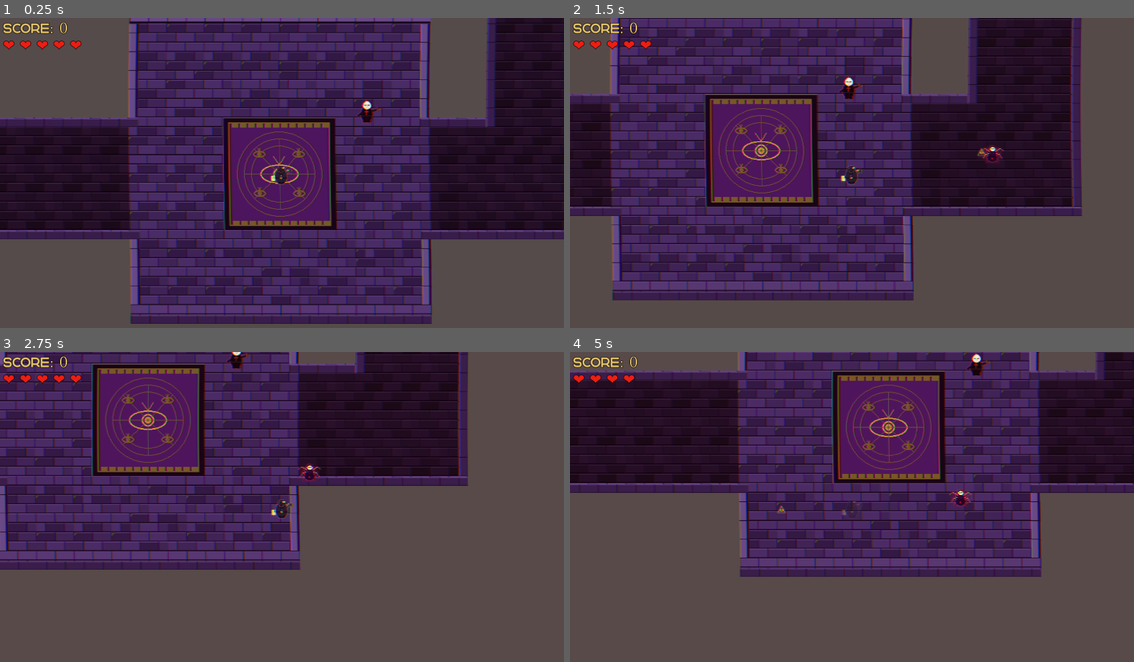
Above: before the commit, frames 1-4 (two rows, left to right).
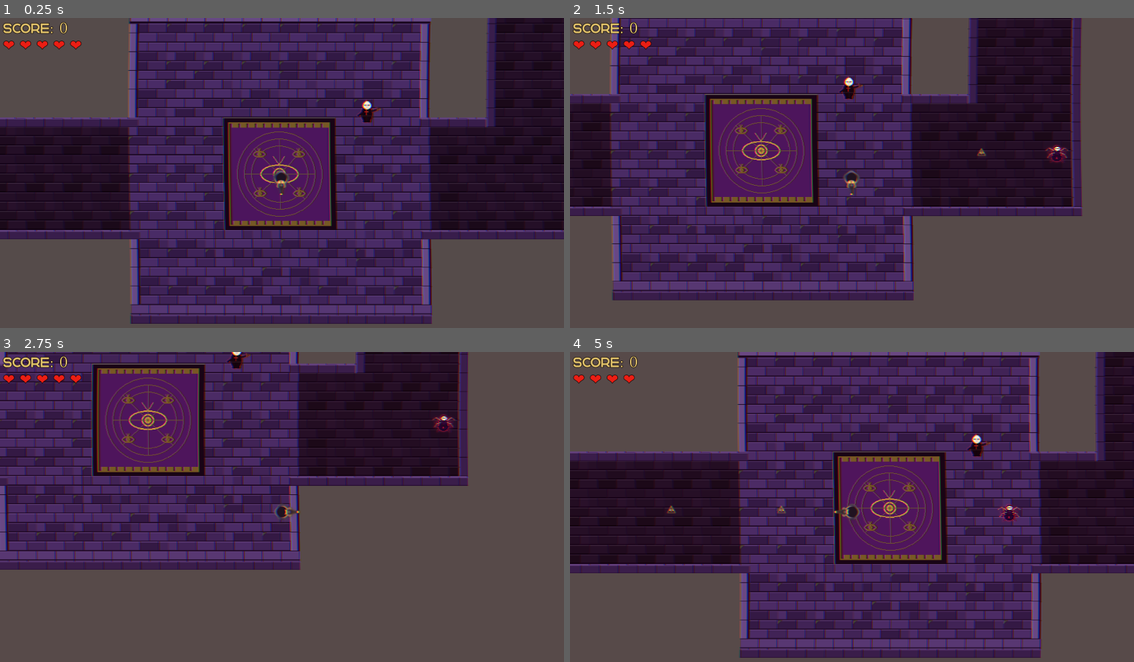
Above: after the commit, the same moments.

Repository: HMarchiori/Infiltrated
Game: Godot game, scene res://Game.tscn
Two runs of this game, one before a commit and one after it. Both use one fixed random seed, a clock stepped at 60 frames per second and the inputs below.
Inputs:
- Up to frame 1 (0.25 s): no input
- Up to frame 2 (1.5 s): tap Enter (ui_accept) at 0.5, 0.77 s; hold Right (ui_right) 0.53-1.28 s; hold Down (ui_down) from 1.28 s (still down)
- Up to frame 3 (2.75 s): tap Enter (ui_accept) at 1.52 s; release Down (ui_down) at 2.03 s; hold Right (ui_right) from 2.03 s (still down)
- Up to frame 4 (5 s): release Right (ui_right) at 2.78 s; hold Up (ui_up) 2.78-3.53 s; tap Enter (ui_accept) at 3.02, 3.77, 4.52 s; hold Left (ui_left) from 3.53 s (still down)

The runs differ from the first frame. In frame 1, 0.2% of the frame differs, in the area x 47-52%, y 47-58%; in frame 2, 0.4%; in frame 3, 0.4%; in frame 4, 60%, in the area x 0-100%, y 0-99%.

Commit message:
Add sprite animation for Player.

Diff:
--- a/infiltrated/Enemy.gd
+++ b/infiltrated/Enemy.gd
@@ -8,10 +8,14 @@
 @export var fire_rate: float = 2.0
 @export var hp: int = 3
 @export var bullet_scene: PackedScene
+@export var invincibility_duration: float = 0.25
 
 var state: State = State.IDLE
 var player: Node2D = null
 var _fire_timer: float = 0.0
+var _invincible: bool = false
+var _invincibility_timer: float = 0.0
+var _blink_timer: float = 0.1
 
 func _ready() -> void:
 	add_to_group("enemies")
@@ -51,6 +55,16 @@
 			if dist > attack_range * 1.2:
 				state = State.CHASE
 
+	if _invincible:
+		_invincibility_timer -= delta
+		_blink_timer -= delta
+		if _blink_timer <= 0.0:
+			_blink_timer = 0.1
+			modulate.a = 0.3 if modulate.a > 0.5 else 1.0
+		if _invincibility_timer <= 0.0:
+			_invincible = false
+			modulate.a = 1.0
+
 func _atirar() -> void:
 	if bullet_scene == null or player == null:
 		return
@@ -61,8 +75,13 @@
 	get_tree().current_scene.add_child(bullet)
 
 func receber_dano(dano: int) -> void:
+	if _invincible:
+		return
 	hp -= dano
 	if hp <= 0:
 		GameState.adicionar_pontos(100)
 		EventBus.inimigo_morreu.emit()
 		queue_free()
+		return
+	_invincible = true
+	_invincibility_timer = invincibility_duration
--- a/infiltrated/Player.gd
+++ b/infiltrated/Player.gd
@@ -11,6 +11,8 @@
 var _blink_timer: float = 0.1
 var _fire_timer: float = 0.0
 var _last_dir: Vector2 = Vector2.DOWN
+
+@onready var _sprite: AnimatedSprite2D = $AnimatedSprite2D
 
 func _ready() -> void:
 	add_to_group("player")
@@ -26,6 +28,9 @@
 
 	if dir != Vector2.ZERO:
 		_last_dir = dir.normalized()
+		_sprite.play(_dir_to_anim(_last_dir))
+	else:
+		_sprite.stop()
 
 	_fire_timer -= delta
 
@@ -42,6 +47,28 @@
 		if _invincibility_timer <= 0.0:
 			_invincible = false
 			modulate.a = 1.0
+
+func _dir_to_anim(dir: Vector2) -> StringName:
+	var angle := rad_to_deg(dir.angle())
+	if angle < 0:
+		angle += 360.0
+	# angle 0=E, 45=SE, 90=S, 135=SW, 180=W, 225=NW, 270=N, 315=NE
+	if angle < 22.5 or angle >= 337.5:
+		return &"walk_e"
+	elif angle < 67.5:
+		return &"walk_se"
+	elif angle < 112.5:
+		return &"walk_s"
+	elif angle < 157.5:
+		return &"walk_sw"
+	elif angle < 202.5:
+		return &"walk_w"
+	elif angle < 247.5:
+		return &"walk_nw"
+	elif angle < 292.5:
+		return &"walk_n"
+	else:
+		return &"walk_ne"
 
 func _shoot() -> void:
 	if bullet_scene == null:
--- a/infiltrated/Player.tscn
+++ b/infiltrated/Player.tscn
@@ -2,10 +2,334 @@
 
 [ext_resource type="Script" uid="uid://e6q6epxevit5" path="res://Player.gd" id="1_plscript"]
 [ext_resource type="PackedScene" uid="uid://dj62gaj2wrmfc" path="res://Projectile.tscn" id="2_projscene"]
-[ext_resource type="Texture2D" uid="uid://8e7ylprcja0c" path="res://Assets/01_crane_reporter.png" id="3_pltex"]
+[ext_resource type="Texture2D" uid="uid://g71fk27qbcxv" path="res://Assets/player_spritesheet_gun.png" id="3_kne1u"]
 
 [sub_resource type="RectangleShape2D" id="RectangleShape2D_0rwas"]
 size = Vector2(60, 60)
+
+[sub_resource type="AtlasTexture" id="AtlasTexture_e80uo"]
+atlas = ExtResource("3_kne1u")
+region = Rect2(0, 0, 64, 64)
+
+[sub_resource type="AtlasTexture" id="AtlasTexture_cxr5p"]
+atlas = ExtResource("3_kne1u")
+region = Rect2(64, 0, 64, 64)
+
+[sub_resource type="AtlasTexture" id="AtlasTexture_tdg3f"]
+atlas = ExtResource("3_kne1u")
+region = Rect2(128, 0, 64, 64)
+
+[sub_resource type="AtlasTexture" id="AtlasTexture_dtqjt"]
+atlas = ExtResource("3_kne1u")
+region = Rect2(192, 0, 64, 64)
+
+[sub_resource type="AtlasTexture" id="AtlasTexture_5ncpa"]
+atlas = ExtResource("3_kne1u")
+region = Rect2(256, 0, 64, 64)
+
+[sub_resource type="AtlasTexture" id="AtlasTexture_wi0c6"]
+atlas = ExtResource("3_kne1u")
+region = Rect2(0, 64, 64, 64)
+
+[sub_resource type="AtlasTexture" id="AtlasTexture_hp6x6"]
+atlas = ExtResource("3_kne1u")
+region = Rect2(64, 64, 64, 64)
+
+[sub_resource type="AtlasTexture" id="AtlasTexture_3tkgg"]
+atlas = ExtResource("3_kne1u")
+region = Rect2(128, 64, 64, 64)
+
+[sub_resource type="AtlasTexture" id="AtlasTexture_l6ohk"]
+atlas = ExtResource("3_kne1u")
+region = Rect2(192, 64, 64, 64)
+
+[sub_resource type="AtlasTexture" id="AtlasTexture_oudfo"]
+atlas = ExtResource("3_kne1u")
+region = Rect2(256, 64, 64, 64)
+
+[sub_resource type="AtlasTexture" id="AtlasTexture_d6rpx"]
+atlas = ExtResource("3_kne1u")
+region = Rect2(0, 128, 64, 64)
+
+[sub_resource type="AtlasTexture" id="AtlasTexture_r3kul"]
+atlas = ExtResource("3_kne1u")
+region = Rect2(64, 128, 64, 64)
+
+[sub_resource type="AtlasTexture" id="AtlasTexture_jatw7"]
+atlas = ExtResource("3_kne1u")
+region = Rect2(128, 128, 64, 64)
+
+[sub_resource type="AtlasTexture" id="AtlasTexture_rv870"]
+atlas = ExtResource("3_kne1u")
+region = Rect2(192, 128, 64, 64)
+
+[sub_resource type="AtlasTexture" id="AtlasTexture_efikj"]
+atlas = ExtResource("3_kne1u")
+region = Rect2(256, 128, 64, 64)
+
+[sub_resource type="AtlasTexture" id="AtlasTexture_itxgx"]
+atlas = ExtResource("3_kne1u")
+region = Rect2(0, 192, 64, 64)
+
+[sub_resource type="AtlasTexture" id="AtlasTexture_cgsek"]
+atlas = ExtResource("3_kne1u")
+region = Rect2(64, 192, 64, 64)
+
+[sub_resource type="AtlasTexture" id="AtlasTexture_0pi4m"]
+atlas = ExtResource("3_kne1u")
+region = Rect2(128, 192, 64, 64)
+
+[sub_resource type="AtlasTexture" id="AtlasTexture_sg6sq"]
+atlas = ExtResource("3_kne1u")
+region = Rect2(192, 192, 64, 64)
+
+[sub_resource type="AtlasTexture" id="AtlasTexture_h84ma"]
+atlas = ExtResource("3_kne1u")
+region = Rect2(256, 192, 64, 64)
+
+[sub_resource type="AtlasTexture" id="AtlasTexture_47wu6"]
+atlas = ExtResource("3_kne1u")
+region = Rect2(0, 256, 64, 64)
+
+[sub_resource type="AtlasTexture" id="AtlasTexture_2n1s8"]
+atlas = ExtResource("3_kne1u")
+region = Rect2(64, 256, 64, 64)
+
+[sub_resource type="AtlasTexture" id="AtlasTexture_3vjad"]
+atlas = ExtResource("3_kne1u")
+region = Rect2(128, 256, 64, 64)
+
+[sub_resource type="AtlasTexture" id="AtlasTexture_yt0h1"]
+atlas = ExtResource("3_kne1u")
+region = Rect2(192, 256, 64, 64)
+
+[sub_resource type="AtlasTexture" id="AtlasTexture_vd78s"]
+atlas = ExtResource("3_kne1u")
+region = Rect2(256, 256, 64, 64)
+
+[sub_resource type="AtlasTexture" id="AtlasTexture_ictha"]
+atlas = ExtResource("3_kne1u")
+region = Rect2(0, 320, 64, 64)
+
+[sub_resource type="AtlasTexture" id="AtlasTexture_1jgrc"]
+atlas = ExtResource("3_kne1u")
+region = Rect2(64, 320, 64, 64)
+
+[sub_resource type="AtlasTexture" id="AtlasTexture_7wy67"]
+atlas = ExtResource("3_kne1u")
+region = Rect2(128, 320, 64, 64)
+
+[sub_resource type="AtlasTexture" id="AtlasTexture_q26ax"]
+atlas = ExtResource("3_kne1u")
+region = Rect2(192, 320, 64, 64)
+
+[sub_resource type="AtlasTexture" id="AtlasTexture_p01ps"]
+atlas = ExtResource("3_kne1u")
+region = Rect2(256, 320, 64, 64)
+
+[sub_resource type="AtlasTexture" id="AtlasTexture_m7dl7"]
+atlas = ExtResource("3_kne1u")
+region = Rect2(0, 384, 64, 64)
+
+[sub_resource type="AtlasTexture" id="AtlasTexture_48og4"]
+atlas = ExtResource("3_kne1u")
+region = Rect2(64, 384, 64, 64)
+
+[sub_resource type="AtlasTexture" id="AtlasTexture_xmpta"]
+atlas = ExtResource("3_kne1u")
+region = Rect2(128, 384, 64, 64)
+
+[sub_resource type="AtlasTexture" id="AtlasTexture_mrbh7"]
+atlas = ExtResource("3_kne1u")
+region = Rect2(192, 384, 64, 64)
+
+[sub_resource type="AtlasTexture" id="AtlasTexture_lrhq4"]
+atlas = ExtResource("3_kne1u")
+region = Rect2(256, 384, 64, 64)
+
+[sub_resource type="AtlasTexture" id="AtlasTexture_ibubc"]
+atlas = ExtResource("3_kne1u")
+region = Rect2(0, 448, 64, 64)
+
+[sub_resource type="AtlasTexture" id="AtlasTexture_gueye"]
+atlas = ExtResource("3_kne1u")
+region = Rect2(64, 448, 64, 64)
+
+[sub_resource type="AtlasTexture" id="AtlasTexture_3tfrk"]
+atlas = ExtResource("3_kne1u")
+region = Rect2(128, 448, 64, 64)
+
+[sub_resource type="AtlasTexture" id="AtlasTexture_f7new"]
+atlas = ExtResource("3_kne1u")
+region = Rect2(192, 448, 64, 64)
+
+[sub_resource type="AtlasTexture" id="AtlasTexture_ravlb"]
+atlas = ExtResource("3_kne1u")
+region = Rect2(256, 448, 64, 64)
+
+[sub_resource type="SpriteFrames" id="SpriteFrames_6efpq"]
+resource_local_to_scene = true
+animations = [{
+"frames": [{
+"duration": 1.0,
+"texture": SubResource("AtlasTexture_e80uo")
+}, {
+"duration": 1.0,
+"texture": SubResource("AtlasTexture_cxr5p")
+}, {
+"duration": 1.0,
+"texture": SubResource("AtlasTexture_tdg3f")
+}, {
+"duration": 1.0,
+"texture": SubResource("AtlasTexture_dtqjt")
+}, {
+"duration": 1.0,
+"texture": SubResource("AtlasTexture_5ncpa")
+}],
+"loop": true,
+"name": &"walk_s",
+"speed": 8.0
+}, {
+"frames": [{
+"duration": 1.0,
+"texture": SubResource("AtlasTexture_wi0c6")
+}, {
+"duration": 1.0,
+"texture": SubResource("AtlasTexture_hp6x6")
+}, {
+"duration": 1.0,
+"texture": SubResource("AtlasTexture_3tkgg")
+}, {
+"duration": 1.0,
+"texture": SubResource("AtlasTexture_l6ohk")
+}, {
+"duration": 1.0,
+"texture": SubResource("AtlasTexture_oudfo")
+}],
+"loop": true,
+"name": &"walk_sw",
+"speed": 8.0
+}, {
+"frames": [{
+"duration": 1.0,
+"texture": SubResource("AtlasTexture_d6rpx")
+}, {
+"duration": 1.0,
+"texture": SubResource("AtlasTexture_r3kul")
+}, {
+"duration": 1.0,
+"texture": SubResource("AtlasTexture_jatw7")
+}, {
+"duration": 1.0,
+"texture": SubResource("AtlasTexture_rv870")
+}, {
+"duration": 1.0,
+"texture": SubResource("AtlasTexture_efikj")
+}],
+"loop": true,
+"name": &"walk_w",
+"speed": 8.0
+}, {
+"frames": [{
+"duration": 1.0,
+"texture": SubResource("AtlasTexture_itxgx")
+}, {
+"duration": 1.0,
+"texture": SubResource("AtlasTexture_cgsek")
+}, {
+"duration": 1.0,
+"texture": SubResource("AtlasTexture_0pi4m")
+}, {
+"duration": 1.0,
+"texture": SubResource("AtlasTexture_sg6sq")
+}, {
+"duration": 1.0,
+"texture": SubResource("AtlasTexture_h84ma")
+}],
+"loop": true,
+"name": &"walk_nw",
+"speed": 8.0
+}, {
+"frames": [{
+"duration": 1.0,
+"texture": SubResource("AtlasTexture_47wu6")
+}, {
+"duration": 1.0,
+"texture": SubResource("AtlasTexture_2n1s8")
+}, {
+"duration": 1.0,
+"texture": SubResource("AtlasTexture_3vjad")
+}, {
+"duration": 1.0,
+"texture": SubResource("AtlasTexture_yt0h1")
+}, {
+"duration": 1.0,
+"texture": SubResource("AtlasTexture_vd78s")
+}],
+"loop": true,
+"name": &"walk_n",
+"speed": 8.0
+}, {
+"frames": [{
+"duration": 1.0,
+"texture": SubResource("AtlasTexture_ictha")
+}, {
+"duration": 1.0,
+"texture": SubResource("AtlasTexture_1jgrc")
+}, {
+"duration": 1.0,
+"texture": SubResource("AtlasTexture_7wy67")
+}, {
+"duration": 1.0,
+"texture": SubResource("AtlasTexture_q26ax")
+}, {
+"duration": 1.0,
+"texture": SubResource("AtlasTexture_p01ps")
+}],
+"loop": true,
+"name": &"walk_ne",
+"speed": 8.0
+}, {
+"frames": [{
+"duration": 1.0,
+"texture": SubResource("AtlasTexture_m7dl7")
+}, {
+"duration": 1.0,
+"texture": SubResource("AtlasTexture_48og4")
+}, {
+"duration": 1.0,
+"texture": SubResource("AtlasTexture_xmpta")
+}, {
+"duration": 1.0,
+"texture": SubResource("AtlasTexture_mrbh7")
+}, {
+"duration": 1.0,
+"texture": SubResource("AtlasTexture_lrhq4")
+}],
+"loop": true,
+"name": &"walk_e",
+"speed": 8.0
+}, {
+"frames": [{
+"duration": 1.0,
+"texture": SubResource("AtlasTexture_ibubc")
+}, {
+"duration": 1.0,
+"texture": SubResource("AtlasTexture_gueye")
+}, {
+"duration": 1.0,
+"texture": SubResource("AtlasTexture_3tfrk")
+}, {
+"duration": 1.0,
+"texture": SubResource("AtlasTexture_f7new")
+}, {
+"duration": 1.0,
+"texture": SubResource("AtlasTexture_ravlb")
+}],
+"loop": true,
+"name": &"walk_se",
+"speed": 8.0
+}]
 
 [sub_resource type="RectangleShape2D" id="RectangleShape2D_xhfnw"]
 
@@ -19,9 +343,9 @@
 [node name="CollisionShape" type="CollisionShape2D" parent="." unique_id=1682240116]
 shape = SubResource("RectangleShape2D_0rwas")
 
-[node name="Sprite" type="Sprite2D" parent="." unique_id=535591398]
-scale = Vector2(0.14, 0.14)
-texture = ExtResource("3_pltex")
+[node name="AnimatedSprite2D" type="AnimatedSprite2D" parent="." unique_id=26439905]
+sprite_frames = SubResource("SpriteFrames_6efpq")
+animation = &"walk_s"
 
 [node name="Hitbox" type="Area2D" parent="." unique_id=342257951]
 collision_layer = 0
--- a/infiltrated/enemy_2.gd
+++ b/infiltrated/enemy_2.gd
@@ -2,16 +2,20 @@
 
 enum State { IDLE, CHASE, ATTACK }
 
-@export var speed: float = 120.0
-@export var detection_range: float = 500.0
-@export var attack_range: float = 70.0
+@export var speed: float = 150.0
+@export var detection_range: float = 300.0
+@export var attack_range: float = 50.0
 @export var attack_rate: float = 1.0
 @export var damage: int = 1
 @export var hp: int = 2
+@export var invincibility_duration: float = 0.25
 
 var state: State = State.IDLE
 var player: Node2D = null
 var _attack_timer: float = 0.0
+var _invincible: bool = false
+var _invincibility_timer: float = 0.0
+var _blink_timer: float = 0.1
 
 func _ready() -> void:
 	add_to_group("enemies")
@@ -56,6 +60,16 @@
 			if dist > attack_range * 1.2:
 				state = State.CHASE
 
+	if _invincible:
+		_invincibility_timer -= delta
+		_blink_timer -= delta
+		if _blink_timer <= 0.0:
+			_blink_timer = 0.1
+			modulate.a = 0.3 if modulate.a > 0.5 else 1.0
+		if _invincibility_timer <= 0.0:
+			_invincible = false
+			modulate.a = 1.0
+
 func _atacar() -> void:
 	if player == null:
 		return
@@ -63,9 +77,13 @@
 	player.receber_dano(damage)
 
 func receber_dano(dano: int) -> void:
+	if _invincible:
+		return
 	hp -= dano
-
 	if hp <= 0:
 		GameState.adicionar_pontos(150)
 		EventBus.inimigo_morreu.emit()
 		queue_free()
+		return
+	_invincible = true
+	_invincibility_timer = invincibility_duration
Binary file added: infiltrated/Assets/player_spritesheet_gun.png
Not shown, added: infiltrated/Assets/player_spritesheet_gun.png.import
